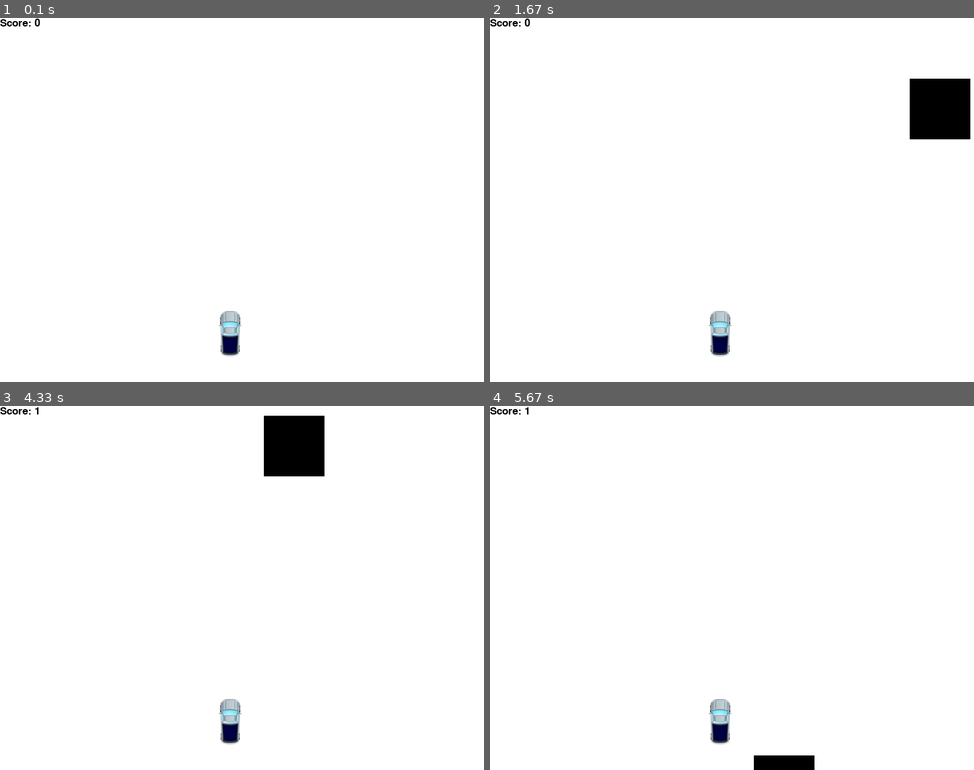
Above: before the commit, frames 1-4 (two rows, left to right).
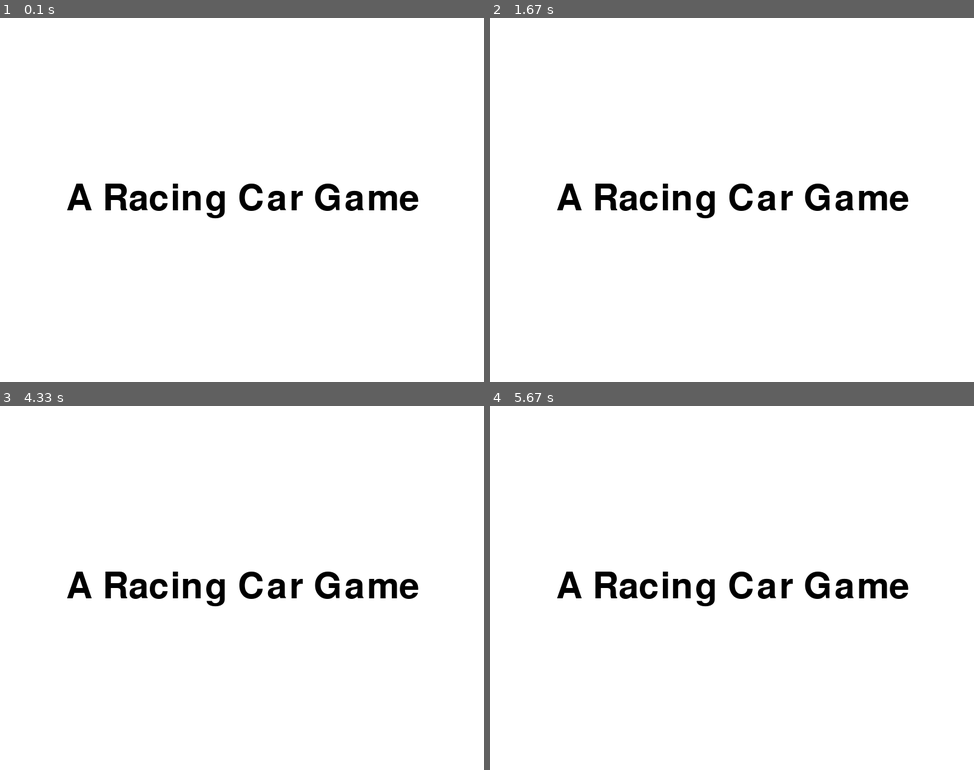
Above: after the commit, the same moments.

Repository: yan-ren/Pygame_playground
Game: pygame game, started from racing_car/racing.py
Two runs of this game, one before a commit and one after it. Both use one fixed random seed, a clock stepped at 60 frames per second and the inputs below.
Inputs:
- Up to frame 1 (0.1 s): no input
- Up to frame 2 (1.67 s): no input
- Up to frame 3 (4.33 s): no input
- Up to frame 4 (5.67 s): no input

The runs differ from the first frame. In frame 1, 2.8% of the frame differs, in the area x 0-87%, y 0-93%; in frame 2, 4.9%, in the area x 0-100%, y 0-93%; in frame 3, 4.9%; in frame 4, 3.3%.

Commit message:
start menu

Diff:
--- a/racing_car/racing.py
+++ b/racing_car/racing.py
@@ -48,6 +48,29 @@
     game_loop()
 
 
+def start_menu():
+    game_exit = False
+
+    while not game_exit:
+        # event handling
+        for event in pygame.event.get():
+            if event.type == pygame.QUIT:
+                pygame.quit()
+                sys.exit()
+
+        # display
+        display.fill(WHITE)
+        text_style = pygame.font.Font('freesansbold.ttf', 60)
+        text_surf = text_style.render("A Racing Car Game", True, BLACK)
+        text_rect = text_surf.get_rect()
+        text_rect.center = (WINDOW_WIDTH / 2, WINDOW_HEIGHT / 2)
+        display.blit(text_surf, text_rect)
+        pygame.display.update()
+
+        # FPS
+        clock.tick(FPS)
+
+
 def game_loop():
     game_exit = False
     car_x = WINDOW_WIDTH * 0.45
@@ -61,7 +84,6 @@
     score = 0
 
     while not game_exit:
-
         # event handling
         for event in pygame.event.get():
             if event.type == pygame.QUIT:
@@ -107,6 +129,7 @@
         clock.tick(FPS)
 
 
+start_menu()
 game_loop()
 pygame.quit()
 sys.exit()
